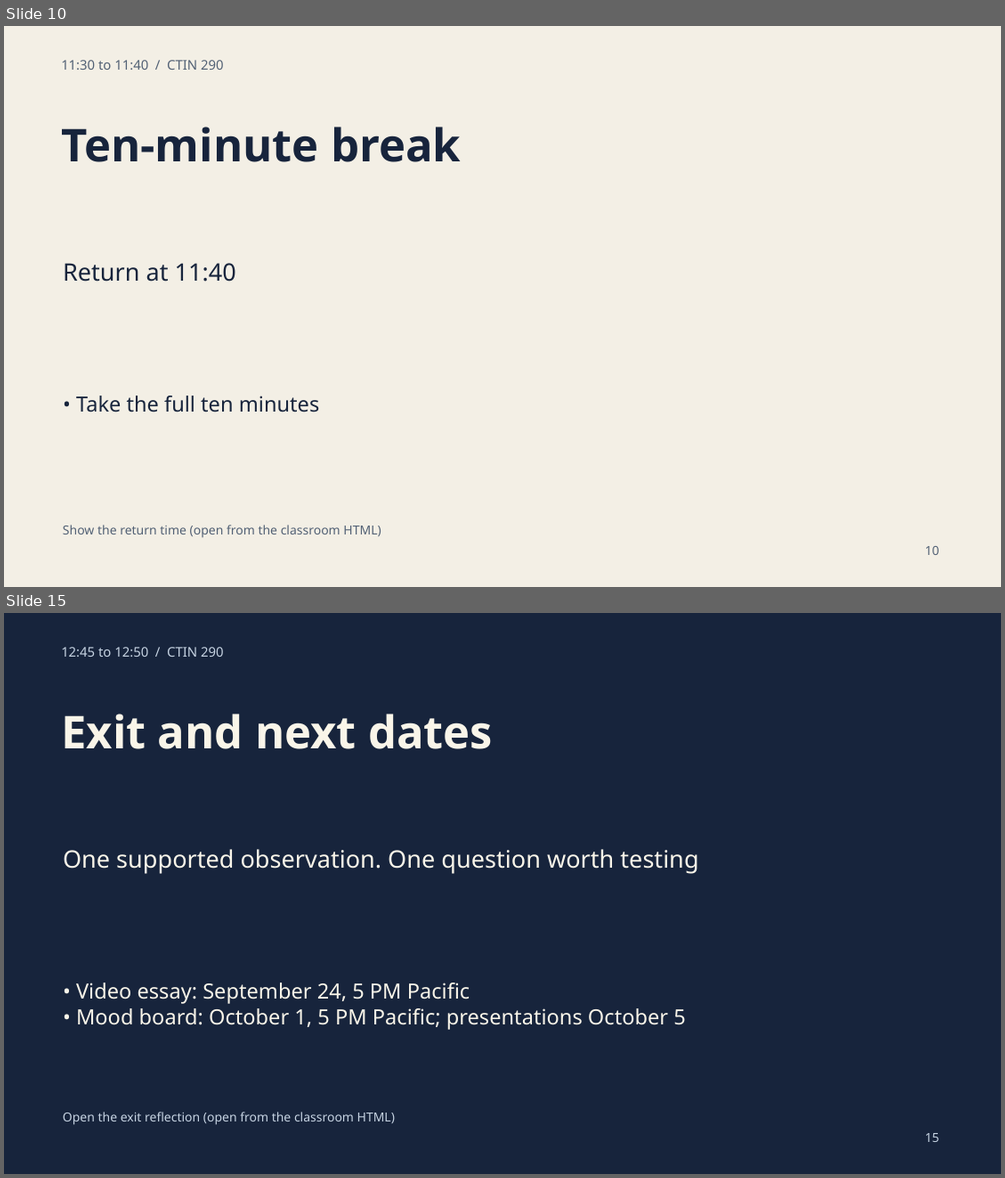
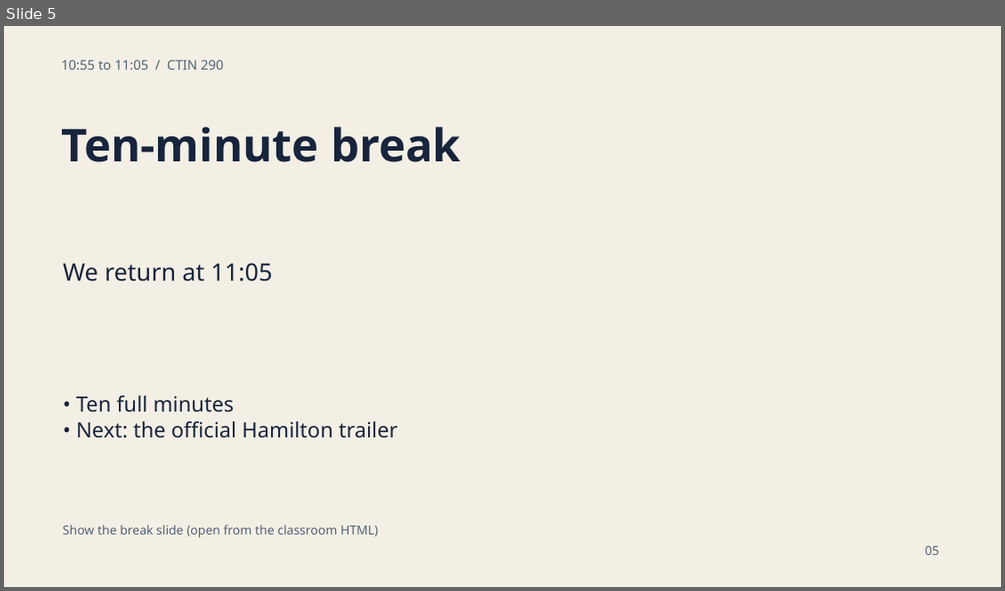
Before and after one commit to GordonUSC/the-cabinet, a slide deck: ctin290-september-21/CLASSROOM/CTIN-290-Classroom-Slides.pptx. Shown one above the other, each under a label of ours: slides 10 and 15 before the commit, slide 5 after it; the slides between them are not shown. The pictures are 1005x1178 and 1005x591 pixels, drawn with LibreOffice and Linux fonts; fonts in the diff are those of the drawing. Boxes give left, top, right and bottom in pixels: in the first picture for what was removed or moved away, otherwise in the second. Text is boxed around its words. In the diff, an @@ line names an element or a change of style, - is before the commit and + after.

Commit message:
Unify CTIN 290 packet around approved Critical Role cold open

```diff
--- a/ctin290-september-21/CLASSROOM/CTIN-290-Classroom-Slides.pptx
+++ b/ctin290-september-21/CLASSROOM/CTIN-290-Classroom-Slides.pptx
@@ slide 15 removed at [4,613,1001,1174], background #17243C @@
@@ text removed at [61,647,224,657] @@
-12:45 to 12:50 / CTIN 290
@@ text removed at [61,714,493,749] @@
-Exit and next dates
@@ text removed at [63,849,698,874] @@
-One supported observation. One question worth testing
@@ text removed at [76,982,685,1030] @@
-• Video essay: September 24, 5 PM Pacific
-• Mood board: October 1, 5 PM Pacific; presentations October 5
@@ text removed at [63,1111,395,1125] @@
-Open the exit reflection (open from the classroom HTML)
@@ text removed at [925,1133,939,1142] @@
-15
@@ what was slide 10 is now slide 5 @@
@@ slide 5 changed as well @@
@@ text at [61,60,224,70]: text changed @@
-11:30 to 11:40 / CTIN 290
+10:55 to 11:05 / CTIN 290
@@ text at [63,263,272,281]: text changed @@
-Return at 11:40
+We return at 11:05
@@ text at [76,395,397,438]: text changed @@
-• Take the full ten minutes
+• Ten full minutes
+• Next: the official Hamilton trailer
@@ text at [63,524,378,538]: text changed @@
-Show the return time (open from the classroom HTML)
+Show the break slide (open from the classroom HTML)
@@ text at [925,546,939,555]: text changed @@
-10
+05
```
Also in this commit, not shown: 11 other slides changed, 2 other slides removed, 18 other files.
